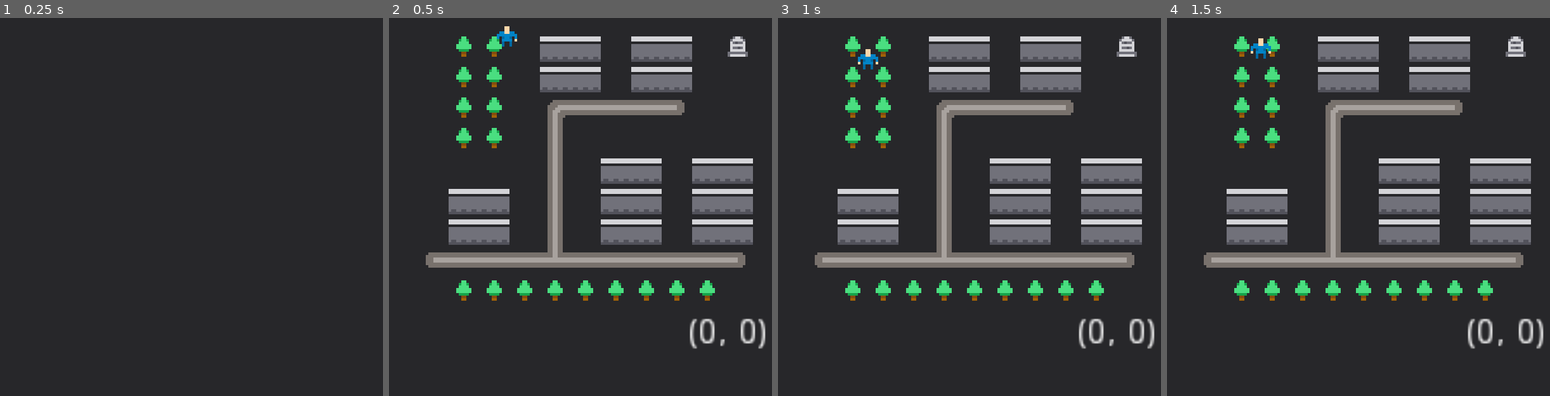
Above: before the commit, frames 1-4 (left to right).
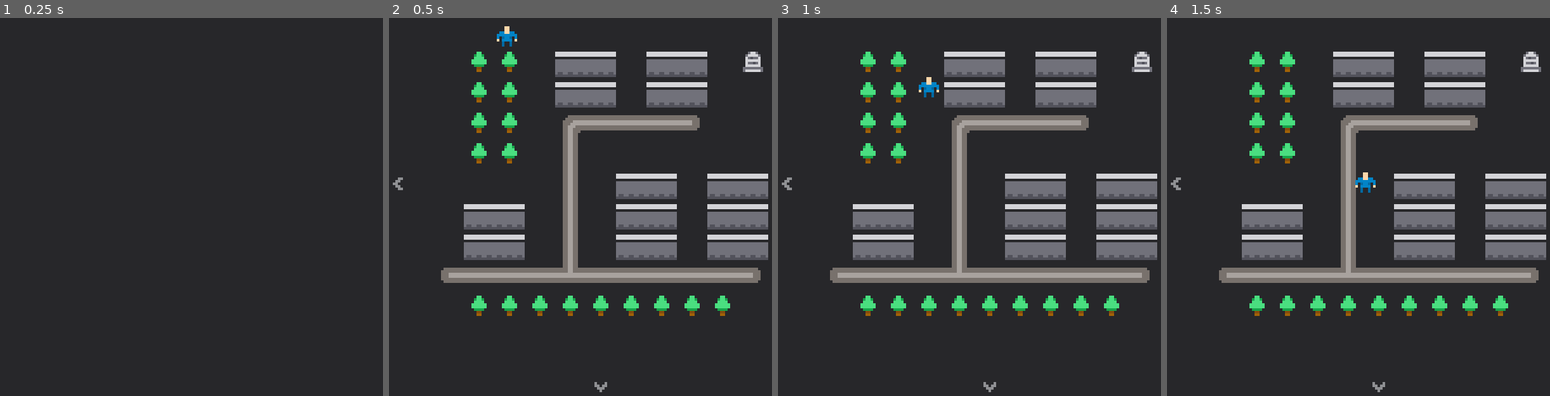
Above: after the commit, the same moments.

Repository: assertchris/game-invasion
Game: Godot game, scene res://nodes/screens/play-screen.tscn
Two runs of this game, one before a commit and one after it. Both use one fixed random seed, a clock stepped at 60 frames per second and the inputs below.
Inputs (mouse positions are in pixels of both pictures, inside the frame that each line leads up to):
- Up to frame 1 (0.25 s): no input
- Up to frame 2 (0.5 s): no input
- Up to frame 3 (1 s): click (988, 184) at 0.67 s
- Up to frame 4 (1.5 s): move the mouse to (1285, 207) at 1.27 s; click (1285, 207) at 1.42 s

Frame 1 is identical in both runs. In frame 2, 34% of the frame differs, in the area x 0-100%, y 4-99%; in frame 3, 34%; in frame 4, 35%.

Commit message:
Finish room transitions

Diff:
--- a/nodes/doodads/doodad.gd
+++ b/nodes/doodads/doodad.gd
@@ -1,2 +1,2 @@
-extends StaticBody2D
+extends Area2D
 class_name Doodad
--- a/nodes/doodads/doodad.tscn
+++ b/nodes/doodads/doodad.tscn
@@ -2,8 +2,8 @@
 
 [ext_resource path="res://nodes/doodads/doodad.gd" type="Script" id=1]
 
-[node name="Doodad" type="StaticBody2D" groups=["doodads"]]
+[node name="Doodad" type="Area2D" groups=["doodads"]]
 collision_layer = 2
 script = ExtResource( 1 )
 
-[node name="Collider" type="CollisionPolygon2D" parent="."]
+[node name="Collider" type="CollisionShape2D" parent="."]
--- a/nodes/doodads/grave-doodad.tscn
+++ b/nodes/doodads/grave-doodad.tscn
@@ -13,6 +13,3 @@
 
 [node name="Sprite" type="Sprite" parent="." index="0"]
 texture = SubResource( 1 )
-
-[node name="Collider" parent="." index="1"]
-polygon = PoolVector2Array( -4, 4, 4, 4, 4, -4, -4, -4 )
--- a/nodes/doodads/house-doodad.tscn
+++ b/nodes/doodads/house-doodad.tscn
@@ -13,6 +13,3 @@
 
 [node name="Sprite" type="Sprite" parent="." index="0"]
 texture = SubResource( 1 )
-
-[node name="Collider" parent="." index="1"]
-polygon = PoolVector2Array( -6, 6, 6, 6, 6, -4, -6, -4 )
--- a/nodes/exit.gd
+++ b/nodes/exit.gd
@@ -1 +1,9 @@
 extends Area2D
+
+onready var _collider := $Collider
+
+func disable_collider() -> void:
+	_collider.disabled = true
+
+func enable_collider() -> void:
+	_collider.disabled = false
--- a/nodes/exit.tscn
+++ b/nodes/exit.tscn
@@ -2,7 +2,7 @@
 
 [ext_resource path="res://nodes/exit.gd" type="Script" id=1]
 
-[node name="Exit" type="Area2D"]
+[node name="Exit" type="Area2D" groups=["exits"]]
 input_pickable = false
 script = ExtResource( 1 )
 
--- a/nodes/globals/constants.gd
+++ b/nodes/globals/constants.gd
@@ -68,3 +68,6 @@
 	bottom = 2,
 	left = 3,
 }
+
+const rooms_hidden_offset := Vector2(-140, -140)
+const rooms_change_visibility := true
--- a/nodes/globals/generation.gd
+++ b/nodes/globals/generation.gd
@@ -55,8 +55,8 @@
 			parent.add_child(doodad)
 
 			doodad.position = Vector2(
-				x * Constants.sprites_width,
-				y * Constants.sprites_width
+				x * Constants.sprites_width + round(Constants.sprites_width / 2.0),
+				y * Constants.sprites_width + round(Constants.sprites_width / 2.0)
 			)
 
 func make_rooms(parent, player) -> void:
@@ -69,20 +69,25 @@
 	Variables.rooms_made = []
 
 	var first_room = room_scene.instance()
+	parent.add_child(first_room)
 	first_room.room_position = Vector2(0, 0)
 	first_room.room_type = Constants.rooms_types.first
+	first_room.position = Constants.rooms_hidden_offset
 
-	Variables.room_position_options += get_neighbor_positions(first_room.room_position)
-	Variables.room_positions_taken.push_back(first_room.room_position)
-	Variables.rooms_made.push_back(first_room)
+	if Constants.rooms_change_visibility:
+		first_room.visible = false
 
-	var except_array_index = randi() % Variables.room_position_options.size()
-	var except_room_position = Variables.room_position_options[except_array_index]
-	Variables.room_position_options.remove(except_array_index)
+	Variables.room_position_options += first_room.get_neighbor_positions().values()
+	Variables.room_positions_taken.append(first_room.room_position)
+	Variables.rooms_made.append(first_room)
+
+	# make sure the first room has one open side
+	var except_room_position = Variables.room_position_options[randi() % Variables.room_position_options.size()]
+	Variables.room_position_options.erase(except_room_position)
 
 	while rooms_left > 0:
-		var array_index = randi() % Variables.room_position_options.size()
-		var next_room_position = Variables.room_position_options[array_index]
+		var next_room_position = Variables.room_position_options[randi() % Variables.room_position_options.size()]
+		Variables.room_position_options.erase(next_room_position)
 
 		var next_room_type = Constants.rooms_types.normal
 
@@ -90,32 +95,26 @@
 			next_room_type = Constants.rooms_types.last
 
 		var next_room = room_scene.instance()
+		parent.add_child(next_room)
 		next_room.room_position = next_room_position
 		next_room.room_type = next_room_type
+		next_room.position = Constants.rooms_hidden_offset
 
-		Variables.room_positions_taken.push_back(next_room_position)
-		Variables.rooms_made.push_back(next_room)
+		if Constants.rooms_change_visibility:
+			next_room.visible = false
 
-		var next_room_neighbors = get_neighbor_positions(next_room_position)
+		Variables.room_positions_taken.append(next_room_position)
+		Variables.rooms_made.append(next_room)
 
-		for next_room_option in next_room_neighbors:
-			if not Variables.room_positions_taken.has(next_room_option) and except_room_position != next_room_option:
-				Variables.room_position_options.push_back(next_room_option)
+		for next_room_option in next_room.get_neighbor_positions().values():
+			if not Variables.room_positions_taken.has(next_room_option) and not Variables.room_position_options.has(next_room_option) and except_room_position != next_room_option:
+				Variables.room_position_options.append(next_room_option)
 
 		rooms_left -= 1
 
+	var debug_room_positions := []
+
 	for room in Variables.rooms_made:
-		parent.add_child(room)
-		room.visible = false
+		debug_room_positions.append(room.room_position)
 
-	Variables.current_room = first_room
-	Variables.current_room.visible = true
-	Variables.current_room.add_player(player)
-
-func get_neighbor_positions(position) -> Array:
-	return [
-		Vector2(position.x, position.y - 1),
-		Vector2(position.x + 1, position.y),
-		Vector2(position.x, position.y + 1),
-		Vector2(position.x - 1, position.y),
-	]
+	first_room.enter_with_player(player, first_room.free_side())
--- a/nodes/globals/variables.gd
+++ b/nodes/globals/variables.gd
@@ -4,5 +4,6 @@
 var room_positions_taken := []
 var rooms_made := []
 var current_room : Node2D
+var is_moving_rooms := false
 
 var player_last_position : Vector2
--- a/nodes/player.gd
+++ b/nodes/player.gd
@@ -1,5 +1,7 @@
 extends KinematicBody2D
 class_name Player
+
+onready var _collider := $Collider
 
 var path := PoolVector2Array()
 
@@ -12,6 +14,12 @@
 	var move_distance = Constants.player_speed * delta
 	emit_signal("position_changed", position)
 	move_along_path(move_distance)
+
+func disable_collider() -> void:
+	_collider.disabled = true
+
+func enable_collider() -> void:
+	_collider.disabled = false
 
 func move_along_path(distance):
 	var start_point = position
--- a/nodes/player.tscn
+++ b/nodes/player.tscn
@@ -7,6 +7,9 @@
 atlas = ExtResource( 1 )
 region = Rect2( 0, 0, 12, 12 )
 
+[sub_resource type="CircleShape2D" id=2]
+radius = 2.0
+
 [node name="Player" type="KinematicBody2D"]
 collision_mask = 2
 script = ExtResource( 2 )
@@ -14,5 +17,6 @@
 [node name="Sprite" type="Sprite" parent="."]
 texture = SubResource( 1 )
 
-[node name="Collider" type="CollisionPolygon2D" parent="."]
-polygon = PoolVector2Array( -2, 4, 2, 4, 2, -2, 0, -4, -2, -2 )
+[node name="Collider" type="CollisionShape2D" parent="."]
+position = Vector2( 0, 3 )
+shape = SubResource( 2 )
--- a/nodes/room.gd
+++ b/nodes/room.gd
@@ -7,14 +7,13 @@
 onready var _right_place_position := $PlacePositions/Right
 onready var _bottom_place_position := $PlacePositions/Bottom
 onready var _left_place_position := $PlacePositions/Left
-onready var _safety_timer := $SafetyTimer
-onready var _position := $Position
+onready var _top_arrow := $Arrows/Top
+onready var _right_arrow := $Arrows/Right
+onready var _bottom_arrow := $Arrows/Bottom
+onready var _left_arrow := $Arrows/Left
 
 var room_position : Vector2
 var room_type : int
-
-var is_safe := false
-var is_handled := false
 
 func _ready() -> void:
 	var layout = Generation.get_room_layout()
@@ -24,36 +23,23 @@
 
 	_roads.update_bitmask_region(Vector2(0, 0), Vector2(Constants.tiles_width, Constants.tiles_width))
 
-	reset()
+func get_neighbor_positions() -> Dictionary:
+	return {
+		Constants.neighbours.top: Vector2(room_position.x, room_position.y - 1),
+		Constants.neighbours.right: Vector2(room_position.x + 1, room_position.y),
+		Constants.neighbours.bottom: Vector2(room_position.x, room_position.y + 1),
+		Constants.neighbours.left: Vector2(room_position.x - 1, room_position.y),
+	}
 
-func reset() -> void:
-	is_handled = false
-	is_safe = false
-	_safety_timer.start()
-
-func get_offset_for_neighbour(neighbour : int) -> Vector2:
-	match neighbour:
-		Constants.neighbours.top:
-			return Vector2(0, -1) + room_position
-		Constants.neighbours.right:
-			return Vector2(1, 0) + room_position
-		Constants.neighbours.bottom:
-			return Vector2(0, 1) + room_position
-		Constants.neighbours.left:
-			return Vector2(-1, 0) + room_position
-
-	return Vector2.INF
+func get_neighbor_position(neighbour : int) -> Vector2:
+	return get_neighbor_positions()[neighbour]
 
 func has_neighbour(neighbour : int) -> bool:
-	var offset = get_offset_for_neighbour(neighbour)
-
-	if offset == Vector2.INF:
-		return false
-
+	var offset = get_neighbor_positions()[neighbour]
 	return Variables.room_positions_taken.has(offset)
 
 func get_neighbour(neighbour : int) -> GameRoom:
-	var offset := get_offset_for_neighbour(neighbour)
+	var offset = get_neighbor_positions()[neighbour]
 
 	for next_room in Variables.rooms_made:
 		if next_room.room_position == offset:
@@ -68,68 +54,117 @@
 
 	return -1
 
-func add_player(player : Player, new_position = null) -> void:
+func add_player(player : Player, move_to : int) -> void:
 	var parent = player.get_parent()
 
 	if parent:
 		parent.remove_child(player)
 
+	# if we add the player without setting this, the player
+	# will enter an exit body before being correctly positioned
+	player.global_position = Vector2(-INF, -INF)
+
 	add_child(player)
 
-	if new_position is Vector2:
-		player.global_position = new_position
+	var place_position : Vector2
+	var is_horizontal = true
 
-	elif room_type == Constants.rooms_types.first:
-		var free_side = free_side()
-		var place_position : Vector2
+	match move_to:
+		Constants.neighbours.top:
+			place_position = _top_place_position.global_position
+			is_horizontal = false
+		Constants.neighbours.right:
+			place_position = _right_place_position.global_position
+		Constants.neighbours.bottom:
+			place_position = _bottom_place_position.global_position
+			is_horizontal = false
+		Constants.neighbours.left:
+			place_position = _left_place_position.global_position
 
-		match free_side:
-			Constants.neighbours.top:
-				place_position = _top_place_position.global_position
-			Constants.neighbours.right:
-				place_position = _right_place_position.global_position
-			Constants.neighbours.bottom:
-				place_position = _bottom_place_position.global_position
-			Constants.neighbours.left:
-				place_position = _left_place_position.global_position
-
+	if Variables.player_last_position:
+		if is_horizontal:
+			player.global_position = Vector2(place_position.x, Variables.player_last_position.y)
+		else:
+			player.global_position = Vector2(Variables.player_last_position.x, place_position.y)
+	else:
 		player.global_position = place_position
 
-
 func _on_Top_body_entered(body: Node) -> void:
-	on_body_entered(body, Constants.neighbours.top, Vector2(body.global_position.x, _bottom_place_position.global_position.y))
+	on_body_entered(body, Constants.neighbours.top, Constants.neighbours.bottom)
 
 func _on_Right_body_entered(body: Node) -> void:
-	on_body_entered(body, Constants.neighbours.right, Vector2(_left_place_position.global_position.x, body.global_position.y))
+	on_body_entered(body, Constants.neighbours.right, Constants.neighbours.left)
 
 func _on_Bottom_body_entered(body: Node) -> void:
-	on_body_entered(body, Constants.neighbours.bottom, Vector2(body.global_position.x, _top_place_position.global_position.y))
+	on_body_entered(body, Constants.neighbours.bottom, Constants.neighbours.top)
 
 func _on_Left_body_entered(body: Node) -> void:
-	on_body_entered(body, Constants.neighbours.left, Vector2(_right_place_position.global_position.x, body.global_position.y))
+	on_body_entered(body, Constants.neighbours.left, Constants.neighbours.right)
 
-func on_body_entered(body : Node, neighbour : int, position : Vector2) -> void:
-	if not is_safe or is_handled:
+func on_body_entered(body : Node, neighbour : int, move_to : int) -> void:
+	if not body is Player:
 		return
 
 	if not has_neighbour(neighbour):
 		return
 
-	if body is Player:
-		is_handled = true
+	if Variables.is_moving_rooms:
+		return
 
-		var found_neighbour = get_neighbour(neighbour)
+	Variables.is_moving_rooms = true
+	body.disable_collider()
 
-		Variables.current_room.visible = false
+	var found_neighbour = get_neighbour(neighbour)
+	found_neighbour.enter_with_player(body, move_to)
 
-		Variables.player_last_position = body.position
-		body.path = PoolVector2Array()
+func enter_with_player(player : Player, move_to : int) -> void:
+	if Variables.current_room:
+		Variables.player_last_position = player.global_position
+		Variables.current_room.position = Constants.rooms_hidden_offset
 
-		Variables.current_room = found_neighbour
+		if Constants.rooms_change_visibility:
+			Variables.current_room.visible = false
+
+		Variables.current_room.hide()
+
+	get_tree().call_group("exits", "disable_collider")
+
+	player.path = PoolVector2Array()
+
+	Variables.current_room = self
+	Variables.current_room.position = Vector2(0, 0)
+
+	if Constants.rooms_change_visibility:
 		Variables.current_room.visible = true
-		Variables.current_room.reset()
-		Variables.current_room.add_player(body, position)
 
-func _on_SafetyTimer_timeout() -> void:
-	is_safe = true
-	_position.text = str(room_position)
+	Variables.current_room.show()
+	Variables.current_room.add_player(player, move_to)
+
+	print("new room position: " + str(Variables.current_room.room_position))
+
+	yield(get_tree().create_timer(0.1), "timeout")
+
+	get_tree().call_group("exits", "enable_collider")
+
+	player.enable_collider()
+	Variables.is_moving_rooms = false
+
+func show() -> void:
+	get_tree().call_group("arrows", "set_visible", false)
+
+	yield(get_tree().create_timer(0.1), "timeout")
+
+	if has_neighbour(Constants.neighbours.top):
+		_top_arrow.visible = true
+
+	if has_neighbour(Constants.neighbours.right):
+		_right_arrow.visible = true
+
+	if has_neighbour(Constants.neighbours.bottom):
+		_bottom_arrow.visible = true
+
+	if has_neighbour(Constants.neighbours.left):
+		_left_arrow.visible = true
+
+func hide() -> void:
+	pass
--- a/nodes/room.tscn
+++ b/nodes/room.tscn
@@ -1,23 +1,46 @@
-[gd_scene load_steps=7 format=2]
+[gd_scene load_steps=13 format=2]
 
 [ext_resource path="res://nodes/room.gd" type="Script" id=1]
 [ext_resource path="res://resources/tiles.tres" type="TileSet" id=2]
 [ext_resource path="res://nodes/exit.tscn" type="PackedScene" id=3]
+[ext_resource path="res://images/sprites.png" type="Texture" id=4]
+
+[sub_resource type="RectangleShape2D" id=1]
+extents = Vector2( 64, 1.5 )
 
 [sub_resource type="RectangleShape2D" id=2]
-extents = Vector2( 64, 1.5 )
-
-[sub_resource type="RectangleShape2D" id=1]
 extents = Vector2( 1.5, 64 )
 
 [sub_resource type="RectangleShape2D" id=3]
 extents = Vector2( 64, 1.5 )
 
+[sub_resource type="RectangleShape2D" id=4]
+extents = Vector2( 1.5, 64 )
+
+[sub_resource type="AtlasTexture" id=5]
+atlas = ExtResource( 4 )
+region = Rect2( 108, 24, 12, 12 )
+margin = Rect2( -0.5, 0, 0, 0 )
+
+[sub_resource type="AtlasTexture" id=6]
+atlas = ExtResource( 4 )
+region = Rect2( 120, 24, 12, 12 )
+margin = Rect2( 0, -0.5, 0, 0 )
+
+[sub_resource type="AtlasTexture" id=7]
+atlas = ExtResource( 4 )
+region = Rect2( 120, 36, 12, 12 )
+margin = Rect2( 0.5, 0, 0, 0 )
+
+[sub_resource type="AtlasTexture" id=8]
+atlas = ExtResource( 4 )
+region = Rect2( 108, 36, 12, 12 )
+margin = Rect2( 0, 0.5, 0, 0 )
+
 [node name="Room" type="YSort"]
 script = ExtResource( 1 )
 
 [node name="Roads" type="TileMap" parent="."]
-position = Vector2( -6, -6 )
 tile_set = ExtResource( 2 )
 cell_size = Vector2( 12, 12 )
 cell_custom_transform = Transform2D( 12, 0, 0, 12, 0, 0 )
@@ -32,13 +55,13 @@
 
 [node name="Collider" parent="Exits/Top" index="0"]
 position = Vector2( 66, 0 )
-shape = SubResource( 2 )
+shape = SubResource( 1 )
 
 [node name="Right" parent="Exits" instance=ExtResource( 3 )]
 
 [node name="Collider" parent="Exits/Right" index="0"]
 position = Vector2( 132, 66 )
-shape = SubResource( 1 )
+shape = SubResource( 2 )
 
 [node name="Bottom" parent="Exits" instance=ExtResource( 3 )]
 
@@ -50,7 +73,7 @@
 
 [node name="Collider" parent="Exits/Left" index="0"]
 position = Vector2( 0, 66 )
-shape = SubResource( 1 )
+shape = SubResource( 4 )
 
 [node name="PlacePositions" type="Node2D" parent="."]
 
@@ -66,27 +89,32 @@
 [node name="Left" type="Position2D" parent="PlacePositions"]
 position = Vector2( 8, 103 )
 
-[node name="Position" type="Label" parent="."]
-anchor_right = 1.0
-anchor_bottom = 1.0
-margin_right = 132.0
-margin_bottom = 132.0
-rect_min_size = Vector2( 132, 132 )
-align = 2
-valign = 2
-__meta__ = {
-"_edit_use_anchors_": false
-}
+[node name="Arrows" type="Node2D" parent="."]
 
-[node name="SafetyTimer" type="Timer" parent="."]
-wait_time = 0.1
-one_shot = true
+[node name="Top" type="Sprite" parent="Arrows" groups=["arrows"]]
+modulate = Color( 1, 1, 1, 0.501961 )
+position = Vector2( 66, -12 )
+texture = SubResource( 5 )
+
+[node name="Right" type="Sprite" parent="Arrows" groups=["arrows"]]
+modulate = Color( 1, 1, 1, 0.501961 )
+position = Vector2( 144, 66 )
+texture = SubResource( 6 )
+
+[node name="Bottom" type="Sprite" parent="Arrows" groups=["arrows"]]
+modulate = Color( 1, 1, 1, 0.501961 )
+position = Vector2( 66, 144 )
+texture = SubResource( 7 )
+
+[node name="Left" type="Sprite" parent="Arrows" groups=["arrows"]]
+modulate = Color( 1, 1, 1, 0.501961 )
+position = Vector2( -12, 66 )
+texture = SubResource( 8 )
 
 [connection signal="body_entered" from="Exits/Top" to="." method="_on_Top_body_entered"]
 [connection signal="body_entered" from="Exits/Right" to="." method="_on_Right_body_entered"]
 [connection signal="body_entered" from="Exits/Bottom" to="." method="_on_Bottom_body_entered"]
 [connection signal="body_entered" from="Exits/Left" to="." method="_on_Left_body_entered"]
-[connection signal="timeout" from="SafetyTimer" to="." method="_on_SafetyTimer_timeout"]
 
 [editable path="Exits/Top"]
 [editable path="Exits/Right"]
--- a/nodes/screens/play-screen.gd
+++ b/nodes/screens/play-screen.gd
@@ -14,7 +14,7 @@
 	_player = Player.instance()
 	Generation.make_rooms(_navigation, _player)
 
-func _on_PlayScreen_gui_input(event: InputEvent) -> void:
+func _unhandled_input(event: InputEvent) -> void:
 	if not _player:
 		return
 
--- a/nodes/screens/play-screen.tscn
+++ b/nodes/screens/play-screen.tscn
@@ -5,6 +5,7 @@
 [ext_resource path="res://nodes/player.tscn" type="PackedScene" id=3]
 
 [node name="PlayScreen" instance=ExtResource( 1 )]
+mouse_filter = 2
 script = ExtResource( 2 )
 Player = ExtResource( 3 )
 
@@ -24,5 +25,3 @@
 mouse_filter = 2
 
 [node name="Navigation" type="Navigation2D" parent="Center/Anchor" index="0"]
-
-[connection signal="gui_input" from="." to="." method="_on_PlayScreen_gui_input"]
--- a/nodes/screens/screen.tscn
+++ b/nodes/screens/screen.tscn
@@ -5,6 +5,7 @@
 [node name="Screen" type="MarginContainer"]
 anchor_right = 1.0
 anchor_bottom = 1.0
+mouse_filter = 2
 script = ExtResource( 1 )
 __meta__ = {
 "_edit_use_anchors_": false
--- a/project.godot
+++ b/project.godot
@@ -9,7 +9,7 @@
 config_version=4
 
 _global_script_classes=[ {
-"base": "StaticBody2D",
+"base": "Area2D",
 "class": "Doodad",
 "language": "GDScript",
 "path": "res://nodes/doodads/doodad.gd"
@@ -56,6 +56,7 @@
 window/size/height=180
 window/size/test_width=720
 window/size/test_height=480
+window/dpi/allow_hidpi=true
 window/stretch/mode="2d"
 window/stretch/aspect="expand"
 
Binary file changed: images/sprites.png
Not shown: 1 places in nodes/player.tscn that only renumber resources
